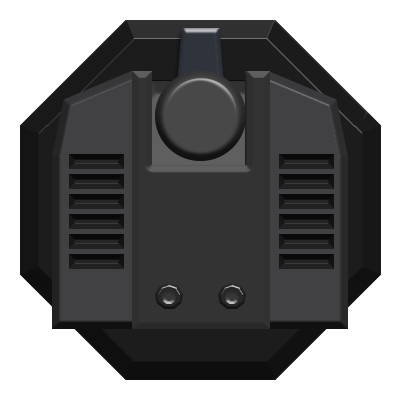
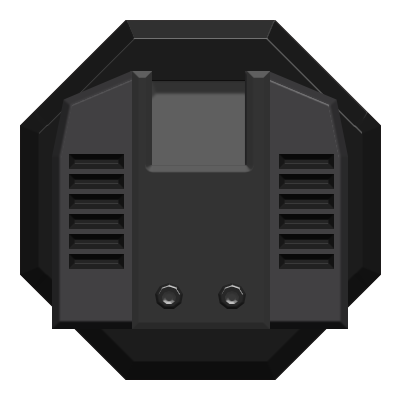
Layers edited between the first and the second 400x400 image:
removed layer "Vector Smart Object" (5th of 8) over [155,71,245,161]
removed layer "Vector Smart Object" (6th of 8) over [176,28,225,96]
